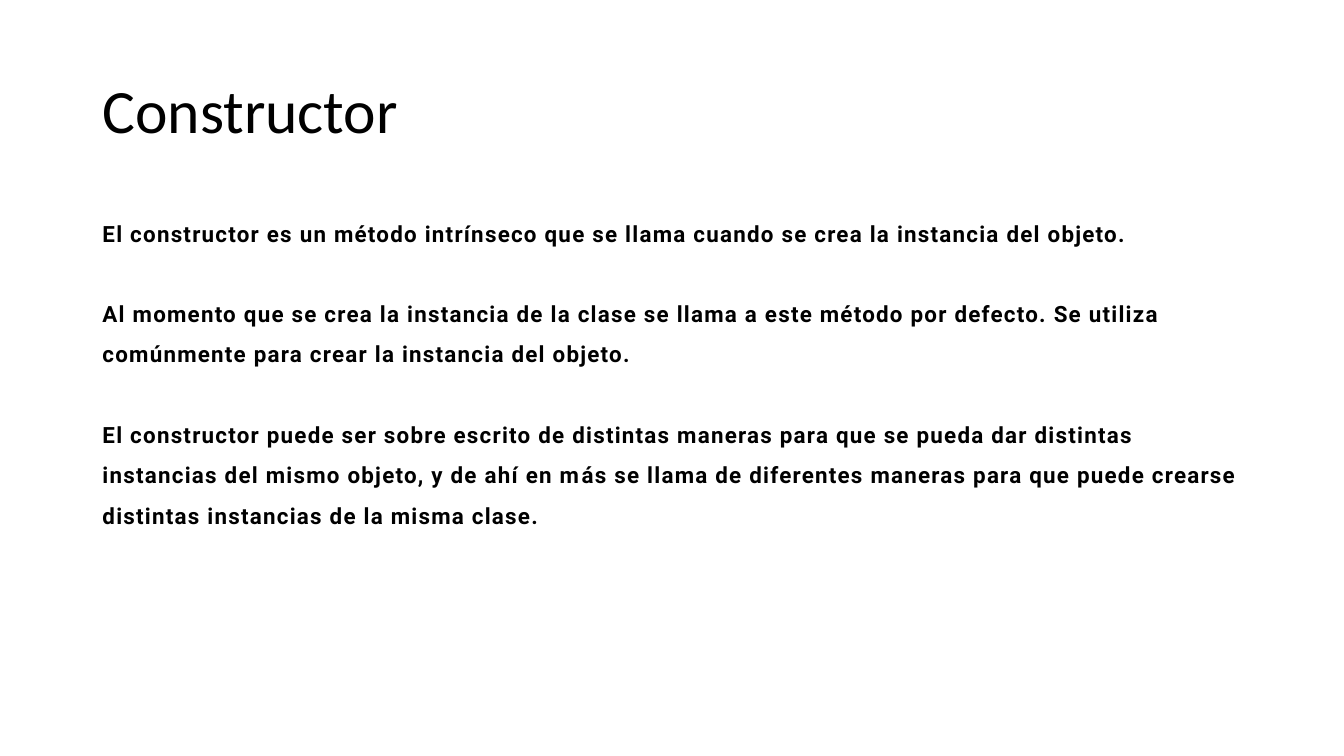
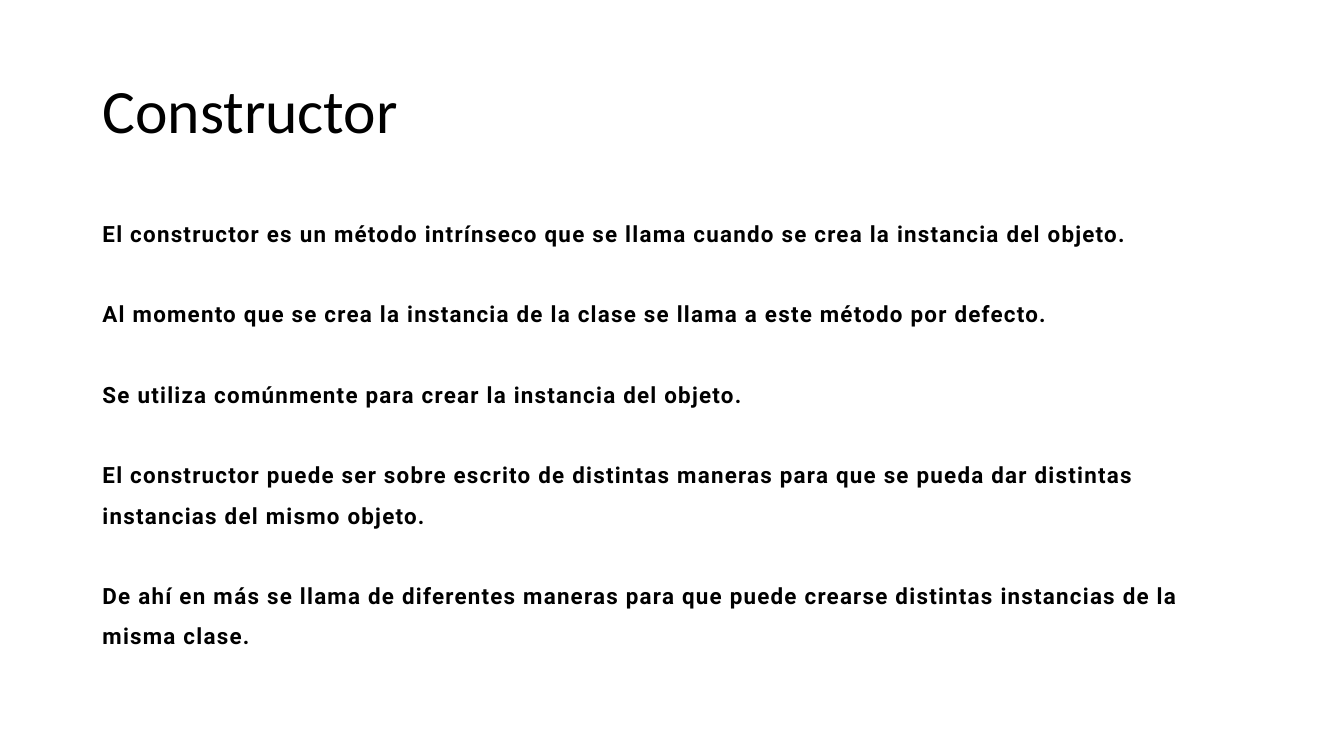
Before and after one commit to abelcondear/course, a slide deck: slide 8 of software-engineer-intro/spanish/pptx/ingeniero-de-software-intro.pptx. Drawn at 1344x756 pixels with LibreOffice and Linux fonts; fonts in the diff are those of the drawing. Boxes give left, top, right and bottom in pixels: in the first picture for what was removed or moved away, otherwise in the second. Text is boxed around its words. In the diff, an @@ line names an element or a change of style, - is before the commit and + after.

```diff
--- a/software-engineer-intro/spanish/pptx/ingeniero-de-software-intro.pptx
+++ b/software-engineer-intro/spanish/pptx/ingeniero-de-software-intro.pptx
@@ text at box(102, 305, 1176, 645): text changed @@
-Al momento que se crea la instancia de la clase se llama a este método por defecto. Se utiliza comúnmente para crear la instancia del objeto.
-El constructor puede ser sobre escrito de distintas maneras para que se pueda dar distintas instancias del mismo objeto, y de ahí en más se llama de diferentes maneras para que puede crearse distintas instancias de la misma clase.
+Al momento que se crea la instancia de la clase se llama a este método por defecto.
+Se utiliza comúnmente para crear la instancia del objeto.
+El constructor puede ser sobre escrito de distintas maneras para que se pueda dar distintas instancias del mismo objeto.
+De ahí en más se llama de diferentes maneras para que puede crearse distintas instancias de la misma clase.
```
Also in this commit, not shown: 3 other slides changed, 3 other files.
